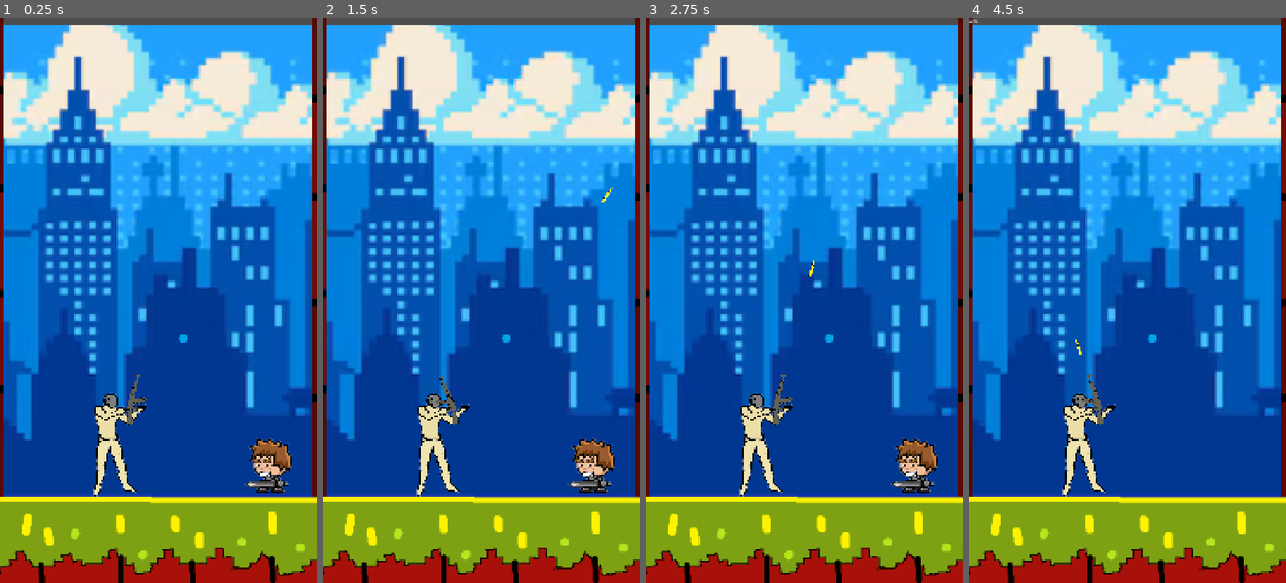
Above: before the commit, frames 1-4 (left to right).
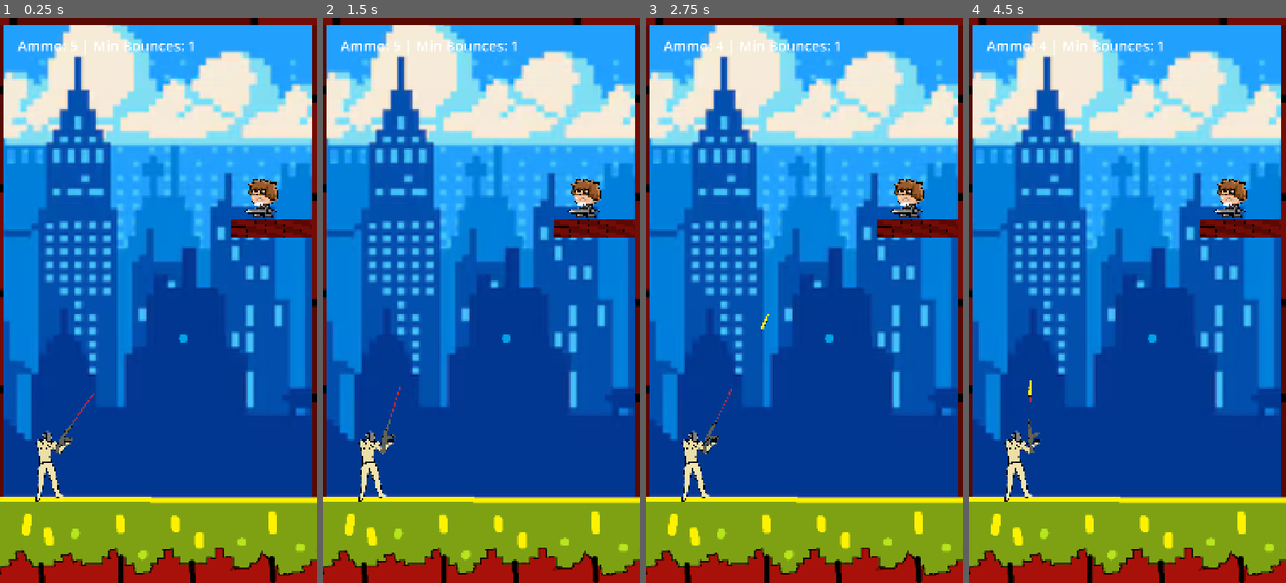
Above: after the commit, the same moments.

Repository: imdevanshrajesh/ragebait-wizardry
Game: Godot game, scene res://level_1.tscn
Two runs of this game, one before a commit and one after it. Both use one fixed random seed, a clock stepped at 60 frames per second and the inputs below.
Inputs (mouse positions are in pixels of both pictures, inside the frame that each line leads up to):
- Up to frame 1 (0.25 s): no input
- Up to frame 2 (1.5 s): tap Enter at 0.5 s; move the mouse to (551, 272) at 0.52 s; hold R 0.53-1.28 s; click (551, 272) at 0.6 s; tap Space at 0.77, 1.07 s; move the mouse to (418, 328) at 1.27 s; tap R at 1.35 s
- Up to frame 3 (2.75 s): tap Space at 1.52, 1.55, 1.82, 2 s; move the mouse to (836, 176) at 2.02 s; hold Space from 2.03 s (still down); click (836, 176) at 2.3 s
- Up to frame 4 (4.5 s): move the mouse to (1111, 413) at 2.77 s; release Space at 2.78 s; click (1111, 413) at 2.85 s; tap Space at 3.02, 3.32, 3.77, 3.8, 4.07, 4.25 s; tap R at 3.05 s; tap Enter at 3.5 s; move the mouse to (1222, 385) at 3.52 s; hold R 3.53-4.28 s; move the mouse to (1032, 215) at 4.27 s; click (1032, 215) at 4.35 s

The runs differ from the first frame. In frame 1, 6.1% of the frame differs, in the area x 0-100%, y 0-86%; in frame 2, 6.2%; in frame 3, 6.2%; in frame 4, 5.2%.

Commit message:
added level 2

Diff:
--- a/bounce-back/bullet.gd
+++ b/bounce-back/bullet.gd
@@ -1,20 +1,33 @@
 extends CharacterBody2D
 
 @export var speed: float = 900.0
-@export var max_bounces: int = 5
-var bounces_left: int = max_bounces
+@export var max_bounces: int = 4
+@export var required_bounces: int = 1
+
+var bounces_done: int = 0
+var shooter_body: PhysicsBody2D = null
+
 func _ready() -> void:
+	add_to_group("bullets")
 	velocity = Vector2.RIGHT.rotated(rotation) * speed
+
 func _physics_process(delta: float) -> void:
 	var collision := move_and_collide(velocity * delta)
 	if collision:
 		var hit_object := collision.get_collider()
-		if hit_object.is_in_group("enemy"):
-			hit_object.queue_free()
+		if hit_object.is_in_group("player"):
+			hit_object.get_parent().queue_free()
 			queue_free()
 			return
-		bounces_left -= 1
-		if bounces_left < 0:
+		if hit_object.is_in_group("enemy"):
+			if bounces_done >= required_bounces:
+				hit_object.queue_free()
+			queue_free()
+			return
+		bounces_done += 1
+		if is_instance_valid(shooter_body):
+			remove_collision_exception_with(shooter_body)
+		if bounces_done > max_bounces:
 			queue_free()
 		else:
 			velocity = velocity.bounce(collision.get_normal())
--- a/bounce-back/enemy.tscn
+++ b/bounce-back/enemy.tscn
@@ -14,4 +14,5 @@
 
 [node name="CollisionShape2D" type="CollisionShape2D" parent="." unique_id=627886026]
 position = Vector2(310.50003, 207.5)
+scale = Vector2(0.6812949, 0.7323766)
 shape = SubResource("RectangleShape2D_p1rdq")
--- a/bounce-back/level_1.tscn
+++ b/bounce-back/level_1.tscn
@@ -8,11 +8,35 @@
 [sub_resource type="GDScript" id="GDScript_ootpb"]
 script/source = "extends Node2D
 
+@export var next_level: PackedScene
+
 @onready var enemies_folder: Node2D = $Enemies
 @onready var ui: CanvasLayer = $UI
+@onready var label: Label = $UI/Label
+@onready var player: Node2D = $Player
+
+func _ready() -> void:
+	ui.visible = true
+	label.position = Vector2(60, 60)
+	label.add_theme_font_size_override(\"font_size\", 48)
+
 func _process(_delta: float) -> void:
+	if Input.is_key_pressed(KEY_R):
+		get_tree().reload_current_scene()
+		return
 	if enemies_folder.get_child_count() == 0:
-		ui.visible = true
+		if next_level != null:
+			label.text = \"YOU WIN! Press SPACE for Next Level\"
+			if Input.is_key_pressed(KEY_SPACE):
+				get_tree().change_scene_to_packed(next_level)
+		else:
+			label.text = \"YOU WIN! (Press R to Replay)\"
+	elif not is_instance_valid(player):
+		label.text = \"YOU DIED! (Press R to Retry)\"
+	elif player.ammo <= 0 and get_tree().get_nodes_in_group(\"bullets\").is_empty():
+		label.text = \"OUT OF AMMO! (Press R to Retry)\"
+	else:
+		label.text = \"Ammo: \" + str(player.ammo) + \" | Min Bounces: \" + str(player.required_bounces)
 "
 
 [sub_resource type="RectangleShape2D" id="RectangleShape2D_ofp2b"]
@@ -38,13 +62,13 @@
 shape = SubResource("RectangleShape2D_ofp2b")
 
 [node name="Enemies" type="Node2D" parent="." unique_id=2113964160]
+scale = Vector2(1.0005345, 1.0007972)
 
 [node name="Enemy" parent="Enemies" unique_id=544123933 instance=ExtResource("2_ihfcg")]
-position = Vector2(2053, 812.00006)
-scale = Vector2(-3.663525, 3.4164739)
+position = Vector2(1717.0822, 94.92432)
+scale = Vector2(-2.6611924, 2.4817338)
 
 [node name="UI" type="CanvasLayer" parent="." unique_id=573386668]
-visible = false
 
 [node name="Label" type="Label" parent="UI" unique_id=1080015511]
 offset_left = -1.0
@@ -53,10 +77,10 @@
 text = "WIN"
 
 [node name="Player" parent="." unique_id=939501367 instance=ExtResource("3_rka8t")]
-position = Vector2(248.00002, 1088)
-scale = Vector2(1.2435384, 1.2170053)
+position = Vector2(74, 1279.0001)
+scale = Vector2(0.84284097, 0.8248574)
 
-[node name="Wall" type="StaticBody2D" parent="." unique_id=233863487]
+[node name="Wall" type="StaticBody2D" parent="." unique_id=233863487 groups=["walls"]]
 position = Vector2(-238, -1203)
 scale = Vector2(3.4073052, 3.4073052)
 
@@ -68,7 +92,19 @@
 position = Vector2(-516.5, 502)
 shape = SubResource("RectangleShape2D_p1rdq")
 
-[node name="Wall2" type="StaticBody2D" parent="." unique_id=1259772968]
+[node name="Wall3" type="StaticBody2D" parent="." unique_id=2124521668 groups=["walls"]]
+position = Vector2(1059, 668)
+scale = Vector2(0.24525791, 0.0960906)
+
+[node name="Sprite2D" type="Sprite2D" parent="Wall3" unique_id=1893193246]
+position = Vector2(-518, 491)
+texture = ExtResource("4_ihfcg")
+
+[node name="CollisionShape2D" type="CollisionShape2D" parent="Wall3" unique_id=214670224]
+position = Vector2(-516.5, 502)
+shape = SubResource("RectangleShape2D_p1rdq")
+
+[node name="Wall2" type="StaticBody2D" parent="." unique_id=1259772968 groups=["walls"]]
 position = Vector2(4839, -1204)
 scale = Vector2(3.4073052, 3.4073052)
 
@@ -79,3 +115,15 @@
 [node name="CollisionShape2D" type="CollisionShape2D" parent="Wall2" unique_id=294859130]
 position = Vector2(-516.5, 502)
 shape = SubResource("RectangleShape2D_p1rdq")
+
+[node name="Wall4" type="StaticBody2D" parent="." unique_id=1491327045 groups=["walls"]]
+position = Vector2(2138, -2806)
+scale = Vector2(3.4073052, 3.4073052)
+
+[node name="Sprite2D" type="Sprite2D" parent="Wall4" unique_id=1578205383]
+position = Vector2(-518, 491)
+texture = ExtResource("4_ihfcg")
+
+[node name="CollisionShape2D" type="CollisionShape2D" parent="Wall4" unique_id=1987252304]
+position = Vector2(-524.46136, 480.4384)
+shape = SubResource("RectangleShape2D_p1rdq")
--- /dev/null
+++ b/bounce-back/level_2.tscn
@@ -0,0 +1,162 @@
+[gd_scene format=3 uid="uid://5c20gydoqaci"]
+
+[ext_resource type="Texture2D" uid="uid://cgrwdn8m1wsvr" path="res://Bgs/bg.png" id="1_hn12h"]
+[ext_resource type="PackedScene" uid="uid://cpoaij2cyvhs5" path="res://enemy.tscn" id="2_ihfcg"]
+[ext_resource type="PackedScene" uid="uid://b2ujtvgm0slhk" path="res://player.tscn" id="3_rka8t"]
+[ext_resource type="Texture2D" uid="uid://pxtk1dudrpk5" path="res://Assets/brick.png" id="4_ihfcg"]
+
+[sub_resource type="GDScript" id="GDScript_ootpb"]
+script/source = "extends Node2D
+
+@export var next_level: PackedScene
+
+@onready var enemies_folder: Node2D = $Enemies
+@onready var ui: CanvasLayer = $UI
+@onready var label: Label = $UI/Label
+@onready var player: Node2D = $Player
+
+func _ready() -> void:
+	ui.visible = true
+	label.position = Vector2(60, 60)
+	label.add_theme_font_size_override(\"font_size\", 48)
+
+func _process(_delta: float) -> void:
+	if Input.is_key_pressed(KEY_R):
+		get_tree().reload_current_scene()
+		return
+	if enemies_folder.get_child_count() == 0:
+		if next_level != null:
+			label.text = \"YOU WIN! Press SPACE for Next Level\"
+			if Input.is_key_pressed(KEY_SPACE):
+				get_tree().change_scene_to_packed(next_level)
+		else:
+			label.text = \"YOU WIN! (Press R to Replay)\"
+	elif not is_instance_valid(player):
+		label.text = \"YOU DIED! (Press R to Retry)\"
+	elif player.ammo <= 0 and get_tree().get_nodes_in_group(\"bullets\").is_empty():
+		label.text = \"OUT OF AMMO! (Press R to Retry)\"
+	else:
+		label.text = \"Ammo: \" + str(player.ammo) + \" | Min Bounces: \" + str(player.required_bounces)
+"
+
+[sub_resource type="RectangleShape2D" id="RectangleShape2D_ofp2b"]
+size = Vector2(463.86035, 94.14612)
+
+[sub_resource type="RectangleShape2D" id="RectangleShape2D_p1rdq"]
+size = Vector2(1189, 710)
+
+[node name="Level1" type="Node2D" unique_id=832187486]
+script = SubResource("GDScript_ootpb")
+next_level = null
+
+[node name="StaticBody2D" type="StaticBody2D" parent="." unique_id=1347023165]
+position = Vector2(283, 1806)
+scale = Vector2(3.6751392, 3.6751378)
+
+[node name="Background" type="Sprite2D" parent="StaticBody2D" unique_id=920446133]
+position = Vector2(52.515007, -213.59741)
+scale = Vector2(1.0000002, 1.0000005)
+texture = ExtResource("1_hn12h")
+
+[node name="CollisionShape2D" type="CollisionShape2D" parent="StaticBody2D" unique_id=716720944]
+scale = Vector2(1.0000002, 1.0000001)
+shape = SubResource("RectangleShape2D_ofp2b")
+
+[node name="Enemies" type="Node2D" parent="." unique_id=2113964160]
+scale = Vector2(1.0005345, 1.0007972)
+
+[node name="Enemy" parent="Enemies" unique_id=544123933 instance=ExtResource("2_ihfcg")]
+position = Vector2(1717.0822, 94.92432)
+scale = Vector2(-2.6611924, 2.4817338)
+
+[node name="Enemy2" parent="Enemies" unique_id=132355737 instance=ExtResource("2_ihfcg")]
+position = Vector2(-732.6084, 259.79288)
+scale = Vector2(2.8558612, 2.4817338)
+
+[node name="Enemy3" parent="Enemies" unique_id=64861 instance=ExtResource("2_ihfcg")]
+position = Vector2(1750.0645, 635.4934)
+scale = Vector2(-2.6611924, 2.4817338)
+
+[node name="UI" type="CanvasLayer" parent="." unique_id=573386668]
+
+[node name="Label" type="Label" parent="UI" unique_id=1080015511]
+offset_left = -1.0
+offset_right = 39.0
+offset_bottom = 23.0
+text = "WIN"
+
+[node name="Player" parent="." unique_id=939501367 instance=ExtResource("3_rka8t")]
+position = Vector2(74, 1279.0001)
+scale = Vector2(0.84284097, 0.8248574)
+
+[node name="Wall" type="StaticBody2D" parent="." unique_id=233863487 groups=["walls"]]
+position = Vector2(-238, -1203)
+scale = Vector2(3.4073052, 3.4073052)
+
+[node name="Sprite2D" type="Sprite2D" parent="Wall" unique_id=1259656115]
+position = Vector2(-518, 491)
+texture = ExtResource("4_ihfcg")
+
+[node name="CollisionShape2D" type="CollisionShape2D" parent="Wall" unique_id=1850985]
+position = Vector2(-516.5, 502)
+shape = SubResource("RectangleShape2D_p1rdq")
+
+[node name="Wall3" type="StaticBody2D" parent="." unique_id=2124521668 groups=["walls"]]
+position = Vector2(1059, 668)
+scale = Vector2(0.24525791, 0.0960906)
+
+[node name="Sprite2D" type="Sprite2D" parent="Wall3" unique_id=1893193246]
+position = Vector2(-518, 491)
+texture = ExtResource("4_ihfcg")
+
+[node name="CollisionShape2D" type="CollisionShape2D" parent="Wall3" unique_id=214670224]
+position = Vector2(-516.5, 502)
+shape = SubResource("RectangleShape2D_p1rdq")
+
+[node name="Wall6" type="StaticBody2D" parent="." unique_id=1365166686 groups=["walls"]]
+position = Vector2(1063.0001, 1209)
+scale = Vector2(0.24525791, 0.0960906)
+
+[node name="Sprite2D" type="Sprite2D" parent="Wall6" unique_id=1881072668]
+position = Vector2(-518, 491)
+texture = ExtResource("4_ihfcg")
+
+[node name="CollisionShape2D" type="CollisionShape2D" parent="Wall6" unique_id=214286136]
+position = Vector2(-516.5, 502)
+shape = SubResource("RectangleShape2D_p1rdq")
+
+[node name="Wall5" type="StaticBody2D" parent="." unique_id=861749881 groups=["walls"]]
+position = Vector2(254, 833)
+scale = Vector2(0.24525791, 0.0960906)
+
+[node name="Sprite2D" type="Sprite2D" parent="Wall5" unique_id=141675941]
+position = Vector2(-518, 491)
+texture = ExtResource("4_ihfcg")
+
+[node name="CollisionShape2D" type="CollisionShape2D" parent="Wall5" unique_id=2121934268]
+position = Vector2(-516.5, 502)
+shape = SubResource("RectangleShape2D_p1rdq")
+
+[node name="Wall2" type="StaticBody2D" parent="." unique_id=1259772968 groups=["walls"]]
+position = Vector2(4839, -1204)
+scale = Vector2(3.4073052, 3.4073052)
+
+[node name="Sprite2D" type="Sprite2D" parent="Wall2" unique_id=1301434531]
+position = Vector2(-518, 491)
+texture = ExtResource("4_ihfcg")
+
+[node name="CollisionShape2D" type="CollisionShape2D" parent="Wall2" unique_id=294859130]
+position = Vector2(-516.5, 502)
+shape = SubResource("RectangleShape2D_p1rdq")
+
+[node name="Wall4" type="StaticBody2D" parent="." unique_id=1491327045 groups=["walls"]]
+position = Vector2(2138, -2806)
+scale = Vector2(3.4073052, 3.4073052)
+
+[node name="Sprite2D" type="Sprite2D" parent="Wall4" unique_id=1578205383]
+position = Vector2(-518, 491)
+texture = ExtResource("4_ihfcg")
+
+[node name="CollisionShape2D" type="CollisionShape2D" parent="Wall4" unique_id=1987252304]
+position = Vector2(-524.46136, 480.4384)
+shape = SubResource("RectangleShape2D_p1rdq")
--- /dev/null
+++ b/bounce-back/main_menu.gd
@@ -0,0 +1,14 @@
+extends Control
+
+@onready var play_button: Button = $PlayButton
+@onready var quit_button: Button = $QuitButton
+
+func _ready() -> void:
+	play_button.pressed.connect(_on_play_pressed)
+	quit_button.pressed.connect(_on_quit_pressed)
+
+func _on_play_pressed() -> void:
+	get_tree().change_scene_to_file("res://level_1.tscn")
+
+func _on_quit_pressed() -> void:
+	get_tree().quit()
--- /dev/null
+++ b/bounce-back/main_menu.tscn
@@ -0,0 +1,43 @@
+[gd_scene format=3 uid="uid://d2sn322yigdtv"]
+
+[ext_resource type="Script" uid="uid://dm5yyhpaxfdp6" path="res://main_menu.gd" id="1_7vrkn"]
+[ext_resource type="Texture2D" uid="uid://cgrwdn8m1wsvr" path="res://Bgs/bg.png" id="2_fu7sn"]
+
+[node name="MainMenu" type="Control" unique_id=921526752]
+layout_mode = 3
+anchors_preset = 15
+anchor_right = 1.0
+anchor_bottom = 1.0
+grow_horizontal = 2
+grow_vertical = 2
+script = ExtResource("1_7vrkn")
+
+[node name="TextureRect" type="TextureRect" parent="." unique_id=1158104365]
+layout_mode = 0
+offset_left = -1441.0
+offset_top = -2.0
+offset_right = -243.0
+offset_bottom = 541.0
+scale = Vector2(3.5418756, 3.5418756)
+texture = ExtResource("2_fu7sn")
+
+[node name="PlayButton" type="Button" parent="TextureRect" unique_id=569933213]
+layout_mode = 0
+offset_left = 523.1691
+offset_top = 213.1639
+offset_right = 705.1691
+offset_bottom = 320.16388
+scale = Vector2(0.5332939, 0.42332256)
+theme_override_font_sizes/font_size = 72
+text = "PLAY"
+
+[node name="QuitButton" type="Button" parent="TextureRect" unique_id=101157460]
+layout_mode = 0
+offset_left = 523.7339
+offset_top = 266.8078
+offset_right = 705.7339
+offset_bottom = 373.8078
+scale = Vector2(0.5332939, 0.42332256)
+theme_override_font_sizes/font_size = 72
+text = "Quit
+"
--- a/bounce-back/player.gd
+++ b/bounce-back/player.gd
@@ -2,18 +2,57 @@
 
 const BULLET_SCENE := preload("res://bullet.tscn")
 
+@export var ammo: int = 5
+@export var bullet_speed: float = 900.0
+@export var max_bounces: int = 4
+@export var required_bounces: int = 1
+@export var laser_length: float = 120.0
+
+@onready var player_body: StaticBody2D = $StaticBody2D
+@onready var player_collision: CollisionShape2D = $StaticBody2D/CollisionShape2D
 @onready var gun_pivot: Node2D = $StaticBody2D/GunPivot
+@onready var gun_sprite: Sprite2D = $StaticBody2D/GunPivot/GunSprite
 @onready var fire_point: Marker2D = $StaticBody2D/GunPivot/GunSprite/FirePoint
+
+var laser_line: Line2D
+
+func _ready() -> void:
+	player_collision.disabled = false
+	laser_line = Line2D.new()
+	laser_line.width = 4.0
+	laser_line.default_color = Color(1.0, 0.15, 0.15, 0.75)
+	get_tree().current_scene.call_deferred("add_child", laser_line)
+
+func _exit_tree() -> void:
+	if is_instance_valid(laser_line):
+		laser_line.queue_free()
+
 func _process(_delta: float) -> void:
-	gun_pivot.look_at(get_global_mouse_position())
-	if get_global_mouse_position().x < gun_pivot.global_position.x:
-		gun_pivot.scale.y = -abs(gun_pivot.scale.y)
-	else:
-		gun_pivot.scale.y = abs(gun_pivot.scale.y)
-	if Input.is_action_just_pressed("shoot"):
+	var mouse_pos := get_global_mouse_position()
+	gun_pivot.look_at(mouse_pos)
+	gun_sprite.flip_v = mouse_pos.x < gun_pivot.global_position.x
+	update_laser_sight()
+	if Input.is_action_just_pressed("shoot") and ammo > 0:
 		shoot()
+
+func update_laser_sight() -> void:
+	if not is_instance_valid(laser_line):
+		return
+	if laser_length <= 0.0:
+		laser_line.points = []
+		return
+	var start_pos := fire_point.global_position
+	var dir := Vector2.RIGHT.rotated(gun_pivot.global_rotation)
+	laser_line.points = [start_pos, start_pos + dir * laser_length]
+
 func shoot() -> void:
+	ammo -= 1
 	var bullet := BULLET_SCENE.instantiate()
 	bullet.global_position = fire_point.global_position
 	bullet.global_rotation = gun_pivot.global_rotation
+	bullet.speed = bullet_speed
+	bullet.max_bounces = max_bounces
+	bullet.required_bounces = required_bounces
+	bullet.shooter_body = player_body
+	bullet.add_collision_exception_with(player_body)
 	get_tree().current_scene.add_child(bullet)
Not shown, added: bounce-back/main_menu.gd.uid
